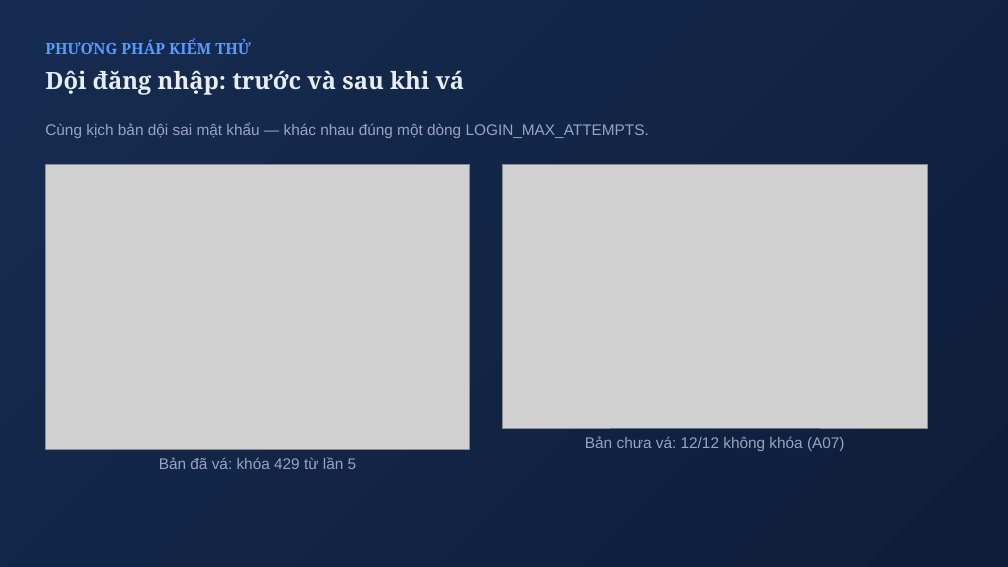
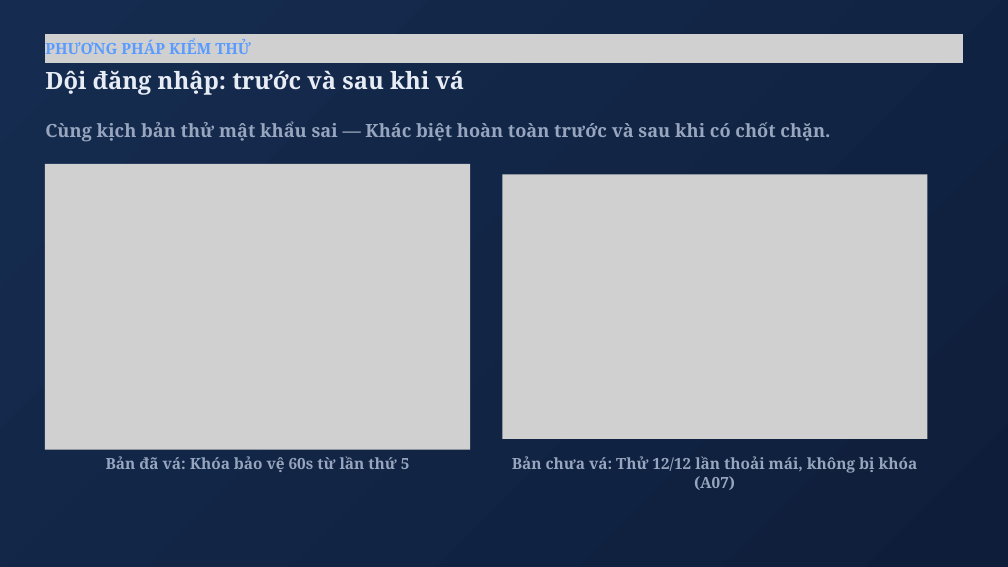
Before and after one commit to Luffyreals/EduFlaw-CSATTT, a slide deck: slide 12 of EduFlaw-OWASP2025.pptx. Drawn at 1008x567 pixels with LibreOffice and Linux fonts; fonts in the diff are those of the drawing; grey boxes stand for pictures. Boxes give left, top, right and bottom in pixels: in the first picture for what was removed or moved away, otherwise in the second. Text is boxed around its words. In the diff, an @@ line names an element or a change of style, - is before the commit and + after.

Commit message:
style(slides): update 86 text blocks in EduFlaw-OWASP2025.pptx to be concise and jargon-free

```diff
--- a/EduFlaw-OWASP2025.pptx
+++ b/EduFlaw-OWASP2025.pptx
@@ text "PHƯƠNG PHÁP KIỂM THỬ" at (45,40,251,54): line spacing 1 to 26.4pt @@
@@ picture added at (45,34,963,63) @@
@@ text at (45,121,830,142): text changed; size 22 to 26 pt; font Arial to Noto Serif; bold on @@
-Cùng kịch bản dội sai mật khẩu — khác nhau đúng một dòng LOGIN_MAX_ATTEMPTS.
+Cùng kịch bản thử mật khẩu sai — Khác biệt hoàn toàn trước và sau khi có chốt chặn.
@@ picture: place and size @@
-picture at (502,164,927,428)
+picture at (502,174,927,439)
@@ text at (106,456,410,472): text changed; font Arial to Noto Serif; bold on @@
-Bản đã vá: khóa 429 từ lần 5
+Bản đã vá: Khóa bảo vệ 60s từ lần thứ 5
@@ text at (512,456,918,473): text changed; font Arial to Noto Serif; bold on @@
-Bản chưa vá: 12/12 không khóa (A07)
+Bản chưa vá: Thử 12/12 lần thoải mái, không bị khóa (A07)
```
Also in this commit, not shown: 19 other slides changed, 4 slides added, 4 slides removed.
